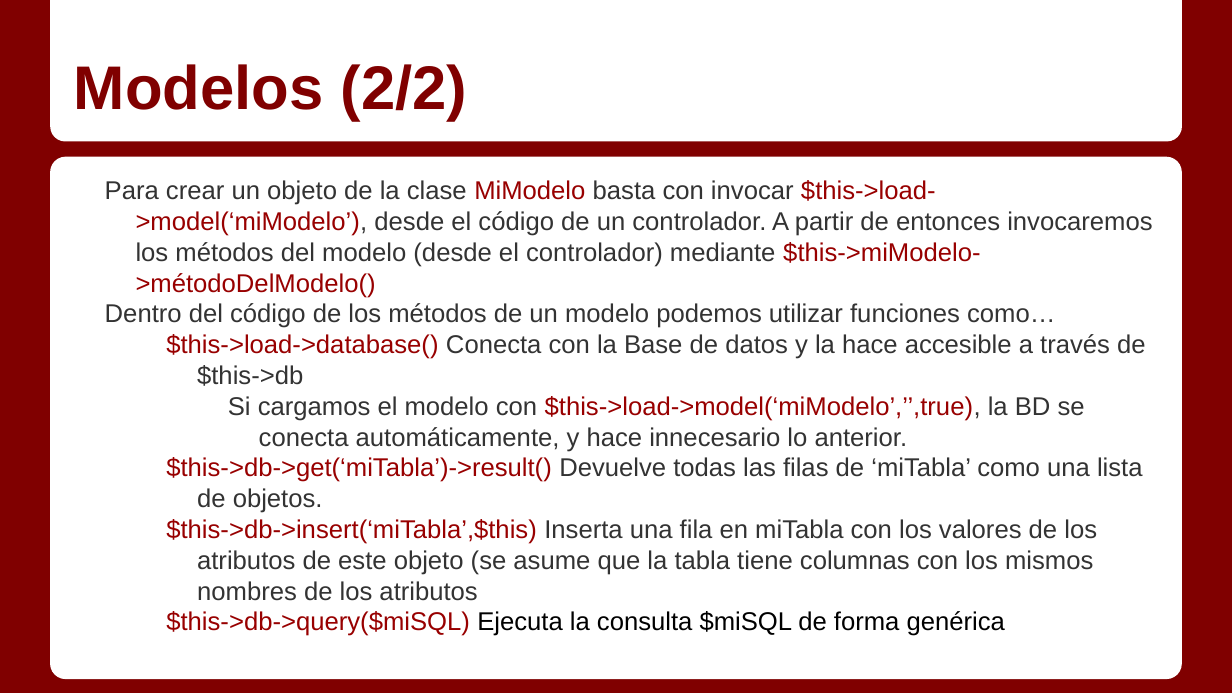
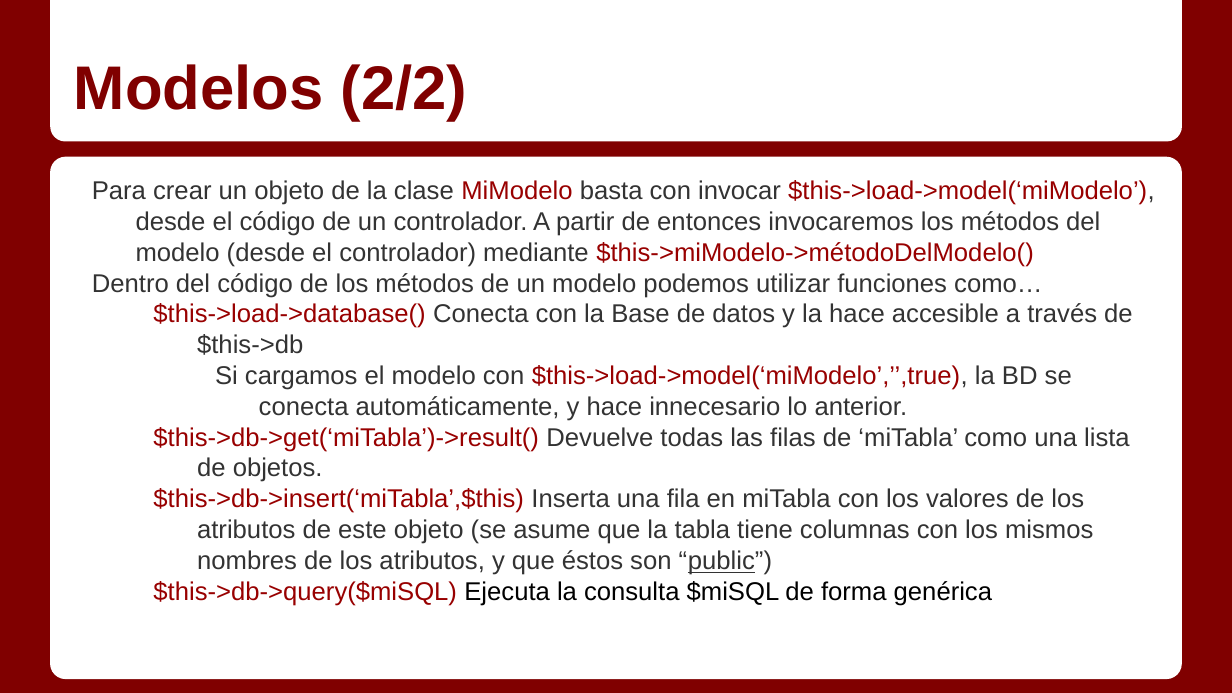
Before and after one commit to Gmuela/Apuntes, a slide deck: slide 8 of Servidor/Temas/1_7_2 - Code Igniter básico.pptx. Drawn at 1232x693 pixels with LibreOffice and Linux fonts; fonts in the diff are those of the drawing. Boxes give left, top, right and bottom in pixels: in the first picture for what was removed or moved away, otherwise in the second. Text is boxed around its words. In the diff, an @@ line names an element or a change of style, - is before the commit and + after.

```diff
--- a/Servidor/Temas/1_7_2 - Code Igniter básico.pptx
+++ b/Servidor/Temas/1_7_2 - Code Igniter básico.pptx
@@ text at (x1=92, y1=180, x2=1155, y2=606): indent changed @@
@@ text at (x1=153, y1=488, x2=1093, y2=575): text changed @@
-  $this->db->insert(‘miTabla’,$this) Inserta una fila en miTabla con los valores de los atributos de este objeto (se asume que la tabla tiene columnas con los mismos nombres de los atributos
+  $this->db->insert(‘miTabla’,$this) Inserta una fila en miTabla con los valores de los atributos de este objeto (se asume que la tabla tiene columnas con los mismos nombres de los atributos, y que éstos son “public”)
```
Also in this commit, not shown: 6 other slides changed, 2 other files.
